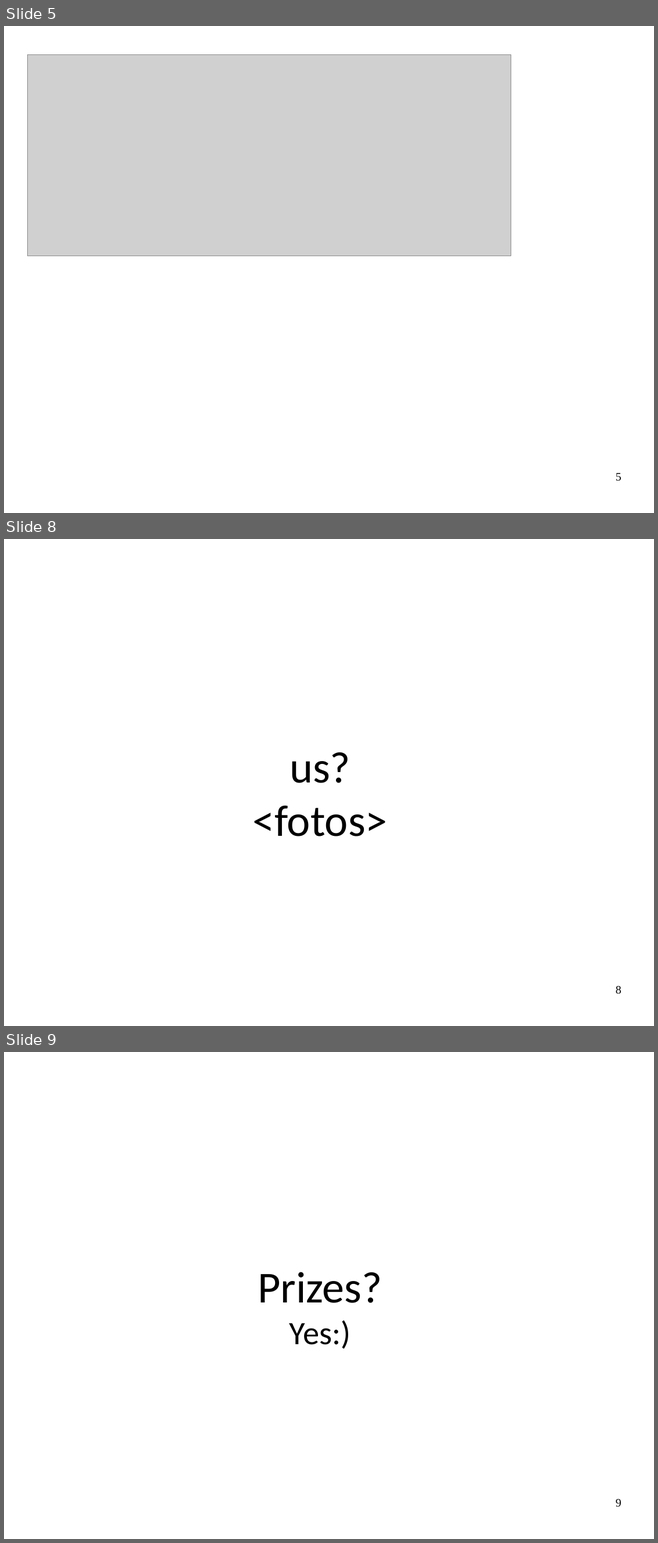
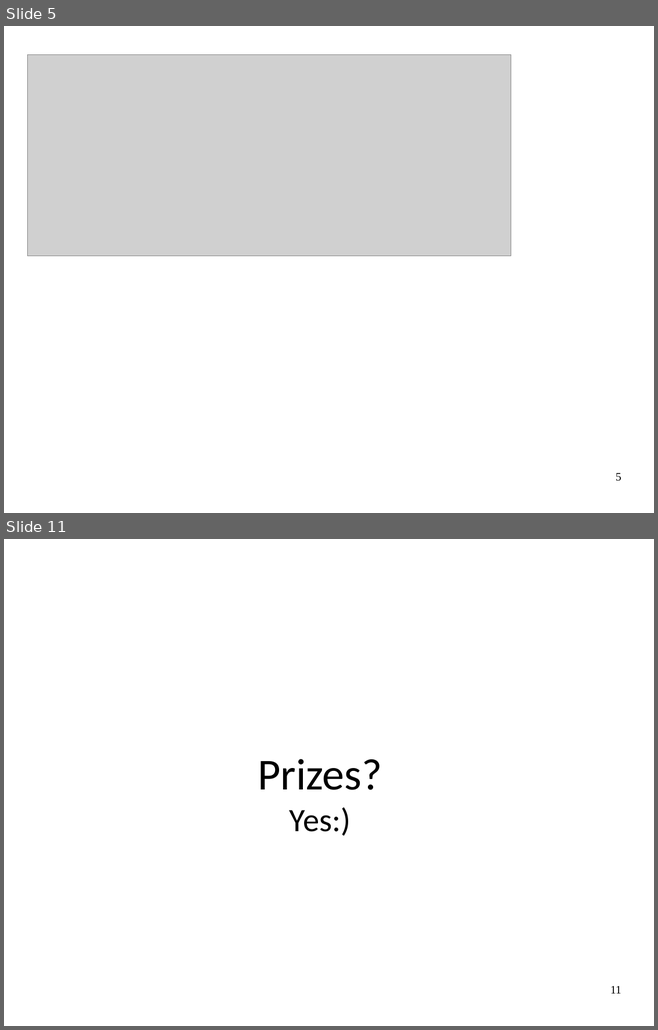
Before and after one commit to JRMeyer/kyrgyz-voice-hackathon, a slide deck: slides/hackathon-intro.odp. Shown one above the other, each under a label of ours: slides 5, 8 and 9 before the commit, slides 5 and 11 after it; the slides between them are not shown. The pictures are 658x1543 and 658x1030 pixels, drawn with LibreOffice and Linux fonts; fonts in the diff are those of the drawing; grey boxes stand for pictures. Boxes give left, top, right and bottom in pixels: in the first picture for what was removed or moved away, otherwise in the second. Text is boxed around its words. In the diff, an @@ line names an element or a change of style, - is before the commit and + after.

```diff
--- a/slides/hackathon-intro.odp
+++ b/slides/hackathon-intro.odp
@@ slide 8 removed at [4,539,654,1026], background #FFFFFF @@
@@ subtitle removed at [252,752,387,837] @@
-us?
-<fotos>
@@ page number removed at [615,986,621,994] @@
-8
@@ what was slide 9 is now slide 11 @@
@@ page number at [610,986,621,994]: text changed @@
-9
+11
```
Also in this commit, not shown: 1 slide changed, 4 slides added, 1 other slide removed, 5 other files.
